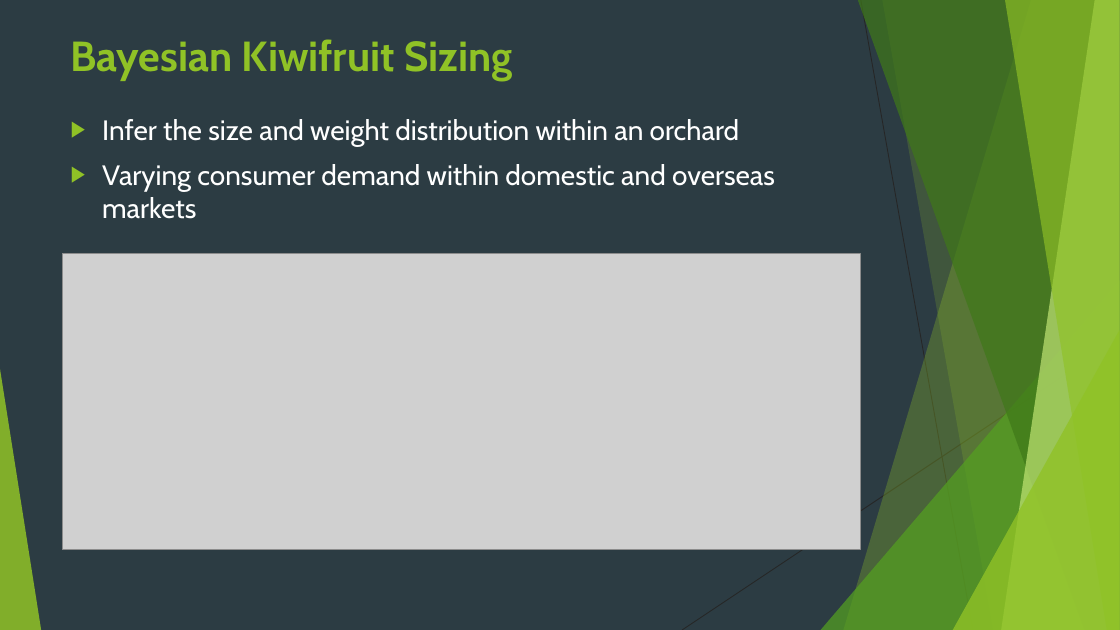
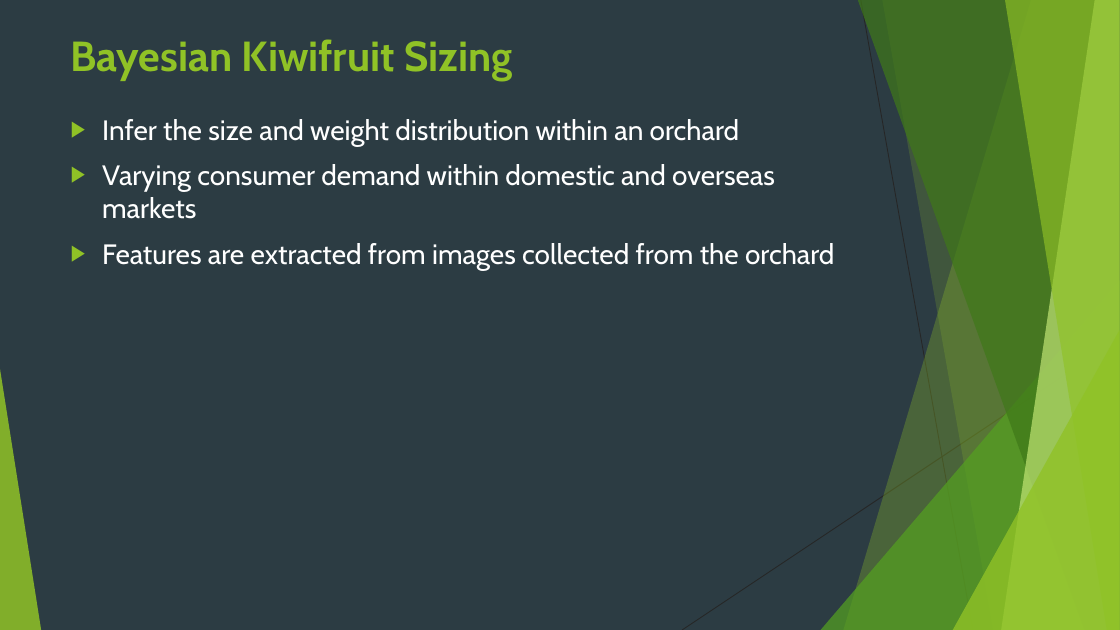
Before and after one commit to JBris/ml_pipeline, a slide deck: slide 3 of resources/ml_pipeline.pptx (slide 4 before the commit). Drawn at 1120x630 pixels with LibreOffice and Linux fonts; fonts in the diff are those of the drawing; grey boxes stand for pictures; background and template pictures are left out. Boxes give left, top, right and bottom in pixels: in the first picture for what was removed or moved away, otherwise in the second. Text is boxed around its words. In the diff, an @@ line names an element or a change of style, - is before the commit and + after.

```diff
--- a/resources/ml_pipeline.pptx
+++ b/resources/ml_pipeline.pptx
@@ picture removed at [62,254,860,549] @@
@@ text at [102,243,834,270]: paragraph added @@
+▶ Features are extracted from images collected from the orchard
```
Also in this commit, not shown: 2 other slides changed, 1 slide added, 1 slide removed.
